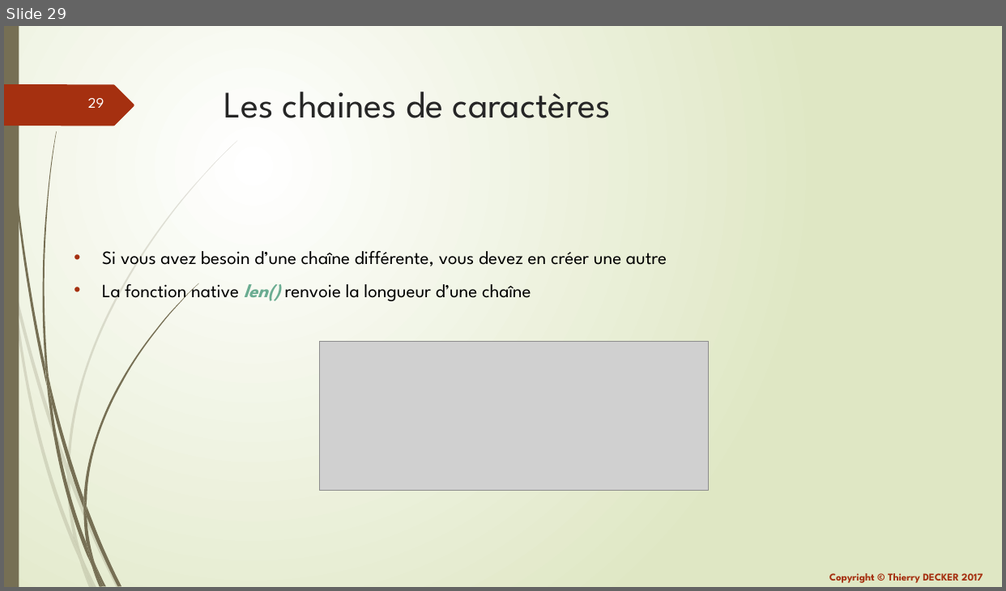
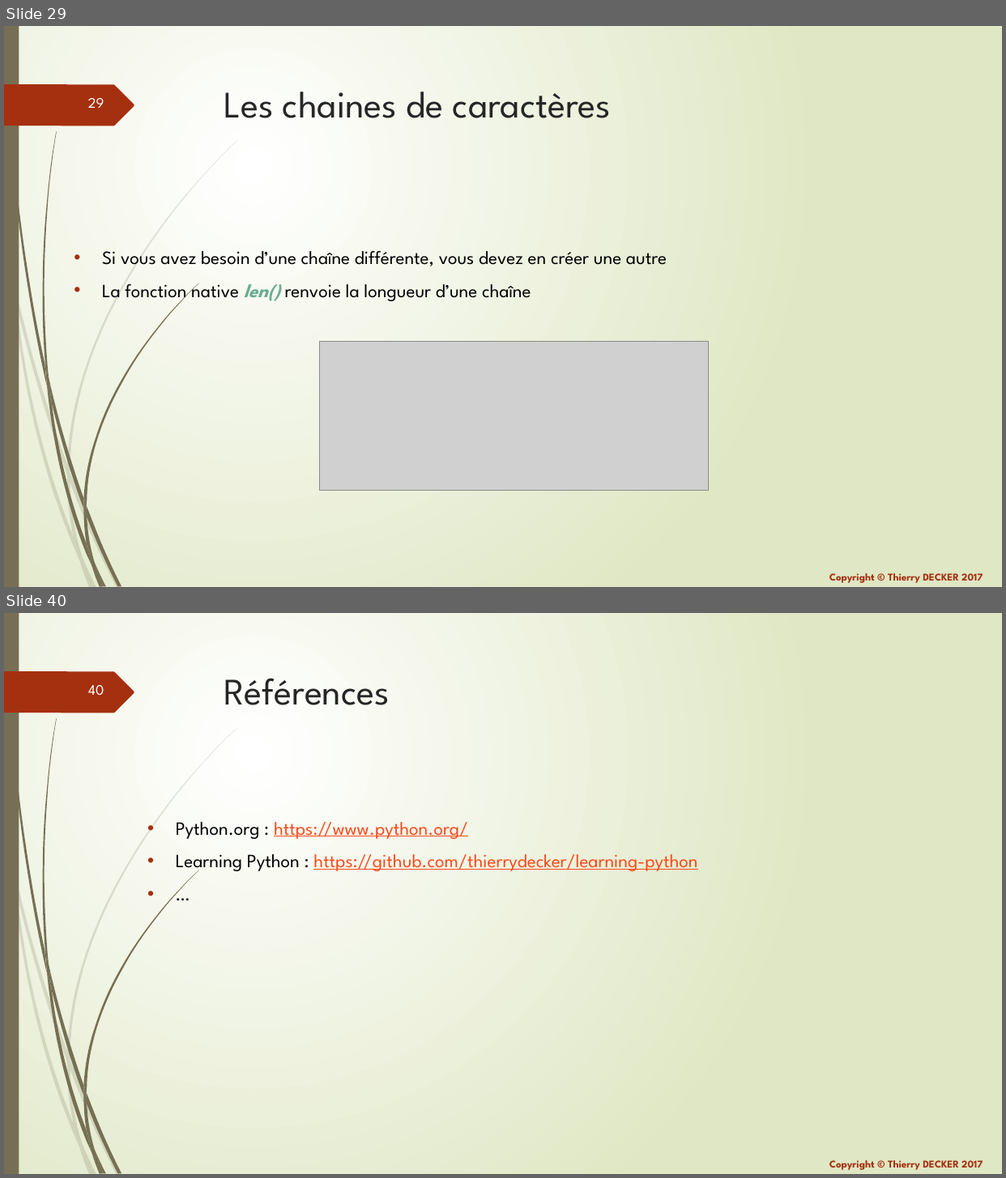
Before and after one commit to VikmanTheRacoon/learning-python, a slide deck: documentations/learning-python.pptx. Shown one above the other, each under a label of ours: slide 29 before the commit, slides 29 and 40 after it; the slides between them are not shown. The pictures are 1006x591 and 1006x1178 pixels, drawn with LibreOffice and Linux fonts; fonts in the diff are those of the drawing; grey boxes stand for pictures; background and template pictures are left out. Boxes give left, top, right and bottom in pixels: in the first picture for what was removed or moved away, otherwise in the second. Text is boxed around its words. In the diff, an @@ line names an element or a change of style, - is before the commit and + after.

```diff
--- a/documentations/learning-python.pptx
+++ b/documentations/learning-python.pptx
@@ slide 40 added at (4,613,1002,1174), background gradient #FFFFFF to #DFE8C4; not listed: 26 template elements that a slide beside it also shows @@
@@ title added at (224,678,389,705), 36 pt, text #262626 @@
+Références
@@ text added at (176,822,697,873), 18 pt, text #FB4A18, underline @@
+• Python.org : https://www.python.org/
+• Learning Python : https://github.com/thierrydecker/learning-python
+• …
```
Also in this commit, not shown: 2 slides changed, 10 other slides added, 1 other file.
